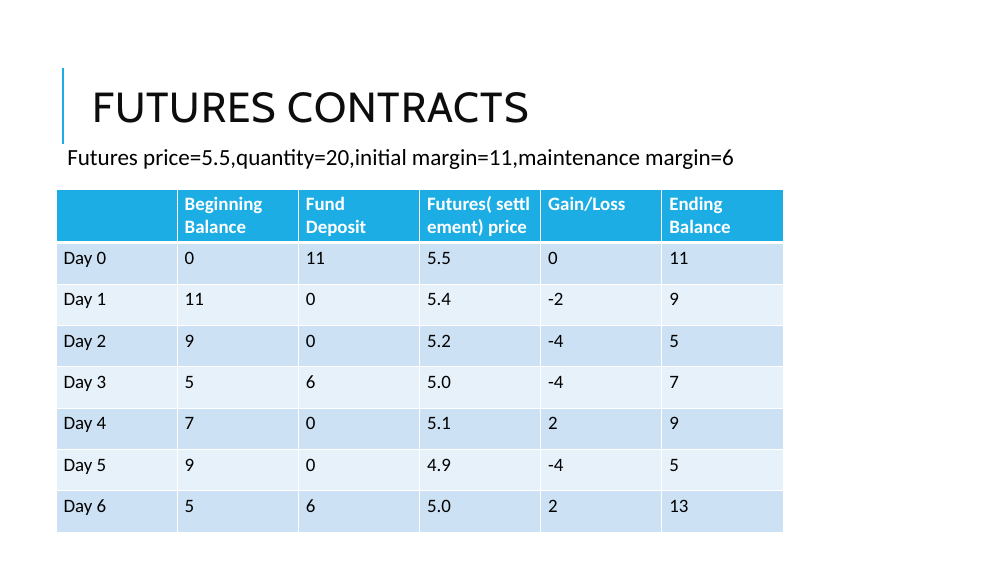
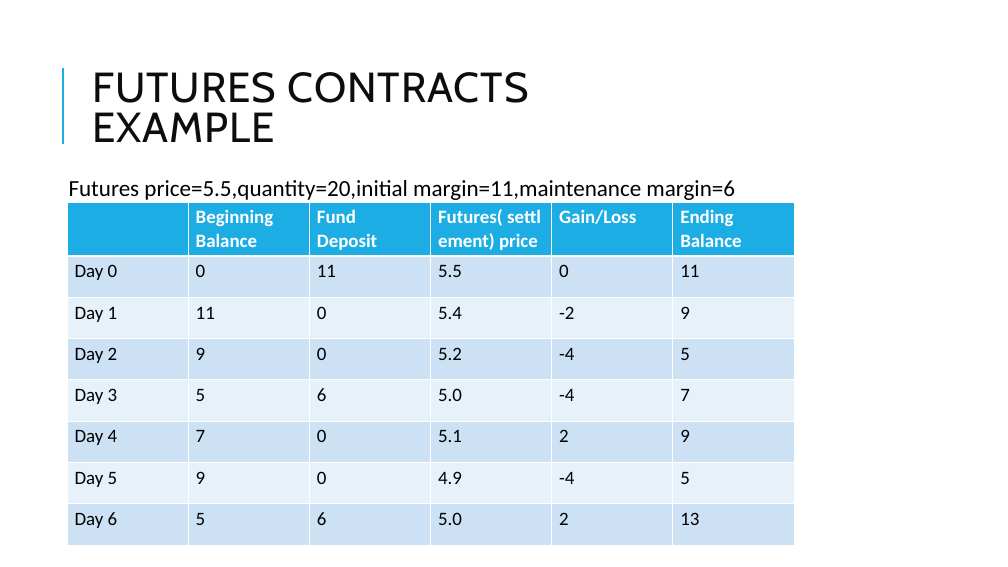
Before and after one commit to Isco0530/data, a slide deck: slide 13 of Derivatives.pptx. Drawn at 1008x567 pixels with LibreOffice and Linux fonts; fonts in the diff are those of the drawing. Boxes give left, top, right and bottom in pixels: in the first picture for what was removed or moved away, otherwise in the second. Text is boxed around its words. In the diff, an @@ line names an element or a change of style, - is before the commit and + after.

```diff
--- a/Derivatives.pptx
+++ b/Derivatives.pptx
@@ title at (92, 72, 529, 142): text changed @@
-FUTURES CONTRACTS
+FUTURES CONTRACTS
+EXAMPLE
@@ text "Futures price=5.5,quantity=20,initial margin=11,maintenance  ...": place and size @@
-text "Futures price=5.5,quantity=20,initial margin=11,maintenance  ..." at (67, 149, 734, 169)
+text "Futures price=5.5,quantity=20,initial margin=11,maintenance  ..." at (69, 180, 735, 200)
@@ table: place and size @@
-table at (56, 189, 782, 554)
+table at (67, 202, 793, 567)
```
Also in this commit, not shown: 3 other slides changed, 1 other file.
